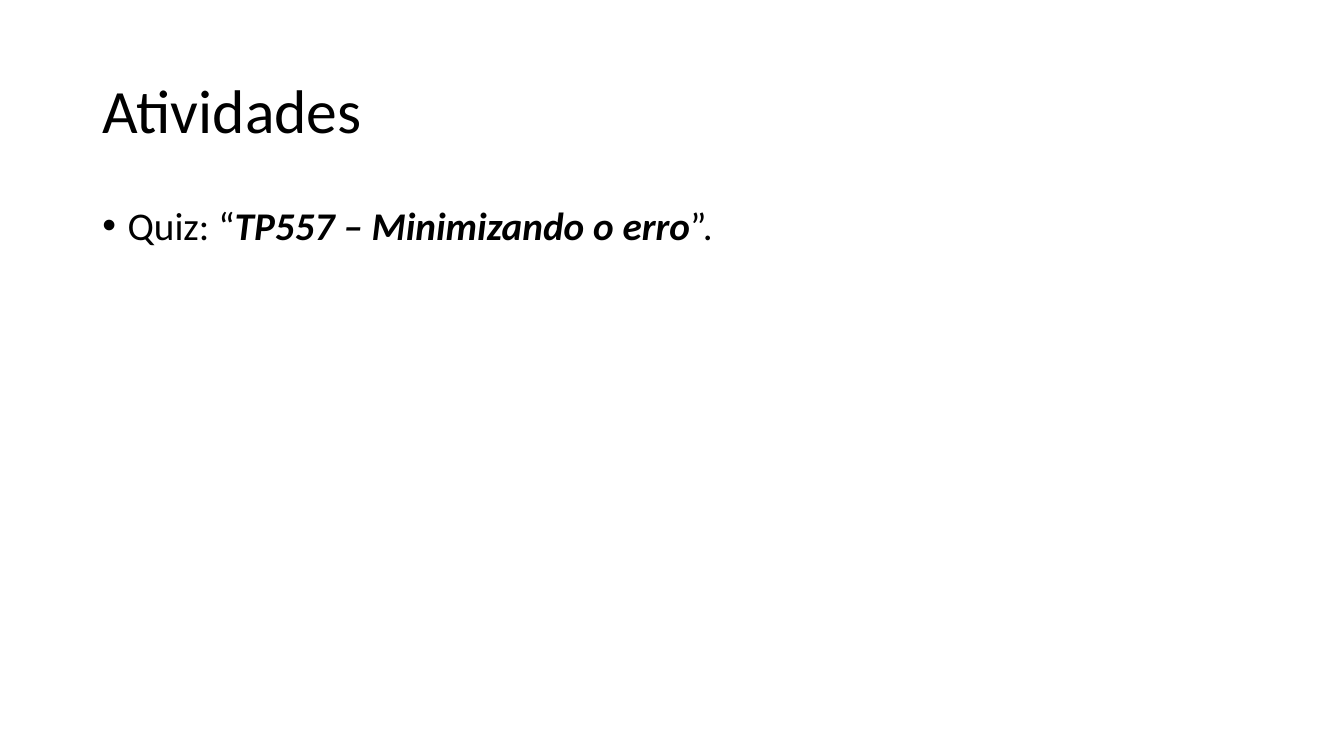
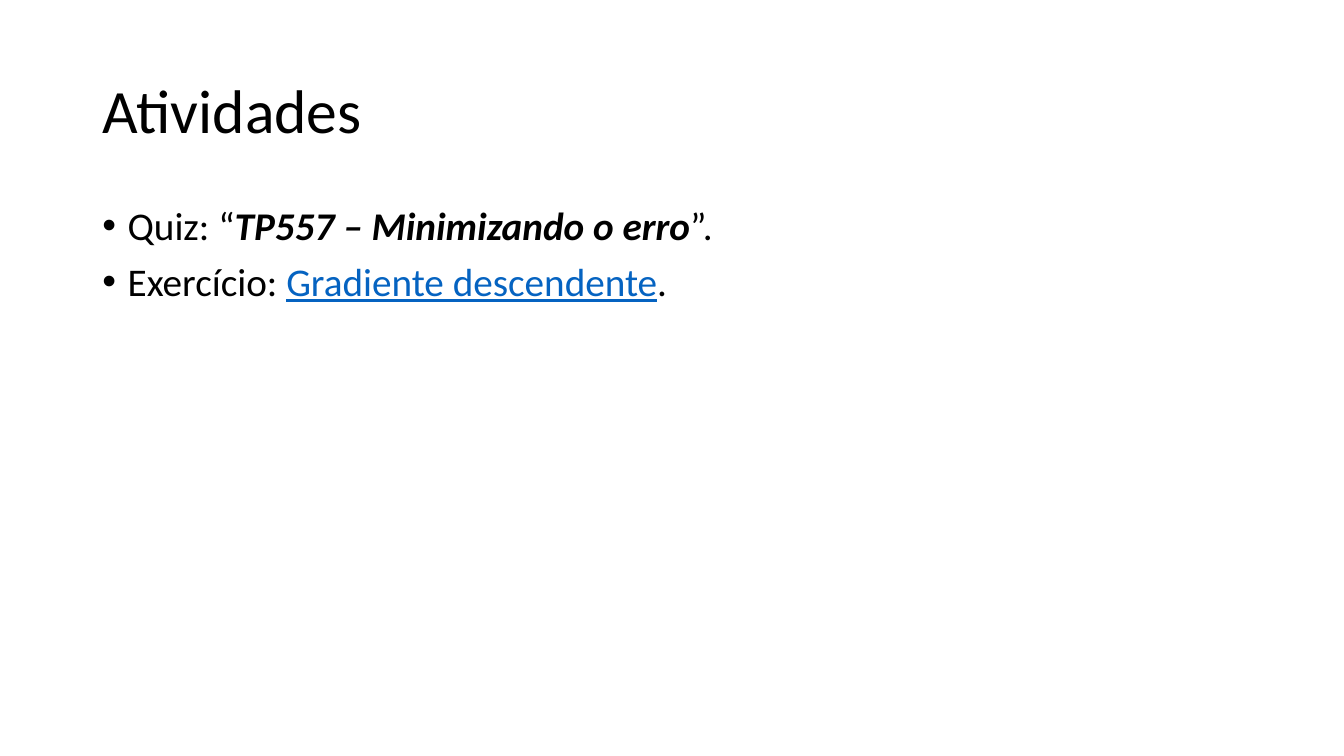
Before and after one commit to zz4fap/tp557-iot-ml, a slide deck: slide 22 of slides/TP557_6_Minimizando_o_erro.pptx. Drawn at 1344x756 pixels with LibreOffice and Linux fonts; fonts in the diff are those of the drawing. Boxes give left, top, right and bottom in pixels: in the first picture for what was removed or moved away, otherwise in the second. Text is boxed around its words. In the diff, an @@ line names an element or a change of style, - is before the commit and + after.

Commit message:
update of slides

```diff
--- a/slides/TP557_6_Minimizando_o_erro.pptx
+++ b/slides/TP557_6_Minimizando_o_erro.pptx
@@ text at [128,268,667,302]: paragraph added @@
+• Exercício: Gradiente descendente.
```
Also in this commit, not shown: 7 other files.
